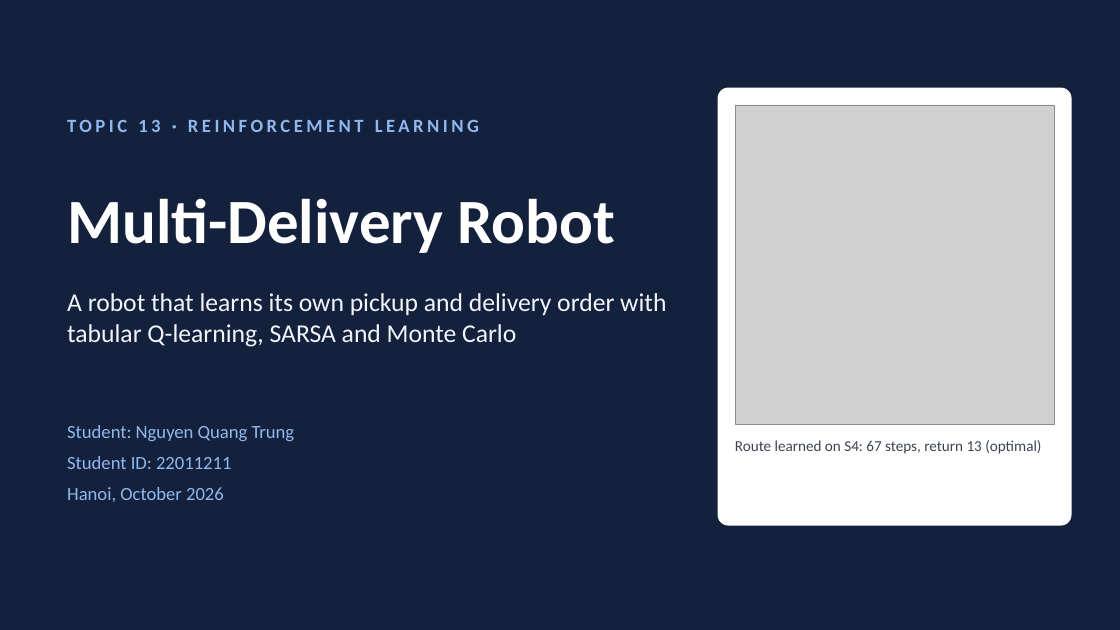
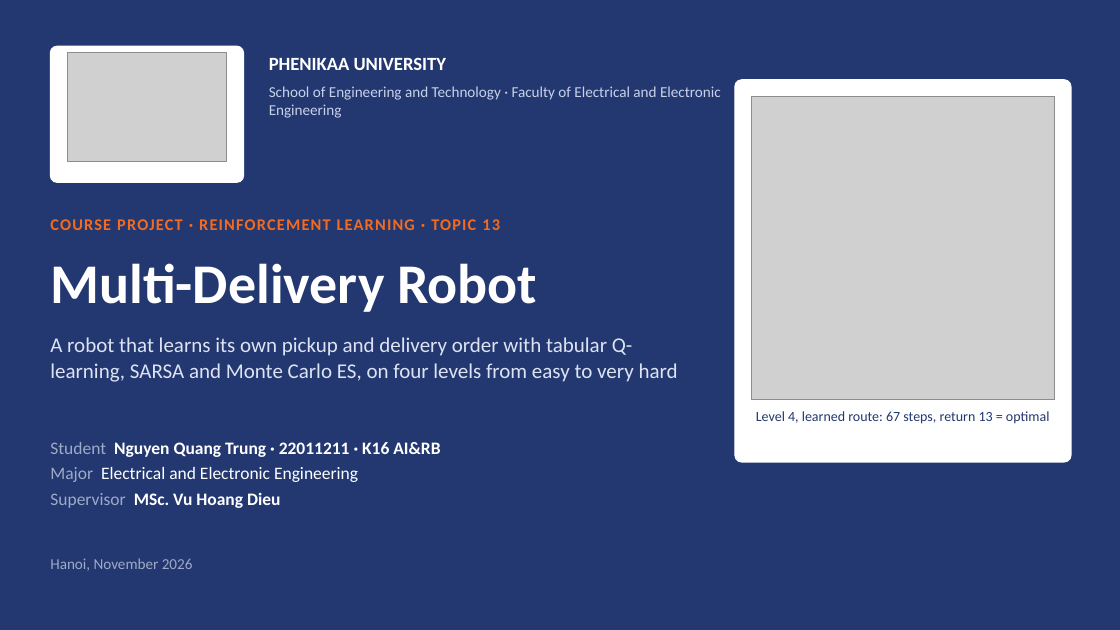
Before and after one commit to Qwup2112/multi-delivery-robot-rl, a slide deck: slide 1 of Nguyen_Quang_Trung-22011211/Slides_Topic13_MultiDeliveryRobot.pptx. Drawn at 1120x630 pixels with LibreOffice and Linux fonts; fonts in the diff are those of the drawing; grey boxes stand for pictures. Boxes give left, top, right and bottom in pixels: in the first picture for what was removed or moved away, otherwise in the second. Text is boxed around its words. In the diff, an @@ line names an element or a change of style, - is before the commit and + after.

```diff
--- a/Nguyen_Quang_Trung-22011211/Slides_Topic13_MultiDeliveryRobot.pptx
+++ b/Nguyen_Quang_Trung-22011211/Slides_Topic13_MultiDeliveryRobot.pptx
@@ background #14213D to #233871 @@
@@ rounded rectangle added at [50,46,244,182], fill #FFFFFF, outline #FFFFFF 1 pt @@
@@ picture added at [67,52,227,161] @@
@@ text added at [269,58,446,70], 16 pt, text #FFFFFF, bold @@
+PHENIKAA UNIVERSITY
@@ text added at [269,86,721,118], 13 pt, text #C9D1E8 @@
+School of Engineering and Technology · Faculty of Electrical and Electronic Engineering
@@ rounded rectangle: place and size @@
-rounded rectangle at [718,88,1071,525]
+rounded rectangle at [735,80,1071,462]
@@ rounded rectangle at [735,80,1071,462]: proportions changed @@
@@ picture: place and size @@
-picture at [735,105,1054,424]
+picture at [752,97,1054,399]
@@ text removed at [67,120,479,132] @@
-TOPIC 13 · REINFORCEMENT LEARNING
@@ text added at [50,219,500,230], 14 pt, text #F26B21, bold @@
+COURSE PROJECT · REINFORCEMENT LEARNING · TOPIC 13
@@ text "Multi-Delivery Robot": place and size @@
-text "Multi-Delivery Robot" at [67,198,615,253]
+text "Multi-Delivery Robot" at [50,263,537,312]
@@ text "Multi-Delivery Robot" at [50,263,537,312]: size 54 to 48 pt; vertical alignment middle to top @@
@@ text at [50,337,678,382]: text changed; size 22 to 18 pt; text colour #F1F4F9 to #DDE3F2 @@
-A robot that learns its own pickup and delivery order with tabular Q-learning, SARSA and Monte Carlo
+A robot that learns its own pickup and delivery order with tabular Q-learning, SARSA and Monte Carlo ES, on four levels from easy to very hard
@@ text at [756,411,1050,424]: text changed; size 13 to 12 pt; text colour #3D4451 to #233871 @@
-Route learned on S4: 67 steps, return 13 (optimal)
+Level 4, learned route: 67 steps, return 13 = optimal
@@ text added at [50,442,440,508], 15 pt, text #FFFFFF @@
+Student Nguyen Quang Trung · 22011211 · K16 AI&RB
+Major Electrical and Electronic Engineering
+Supervisor MSc. Vu Hoang Dieu
@@ text removed at [67,425,295,502] @@
-Student: Nguyen Quang Trung
-Student ID: 22011211
-Hanoi, October 2026
@@ text added at [50,558,193,571], 13 pt, text #9FAAC8 @@
+Hanoi, November 2026
```
Also in this commit, not shown: 11 other slides changed, 8 slides added, 9 slides removed, 1 other file.
